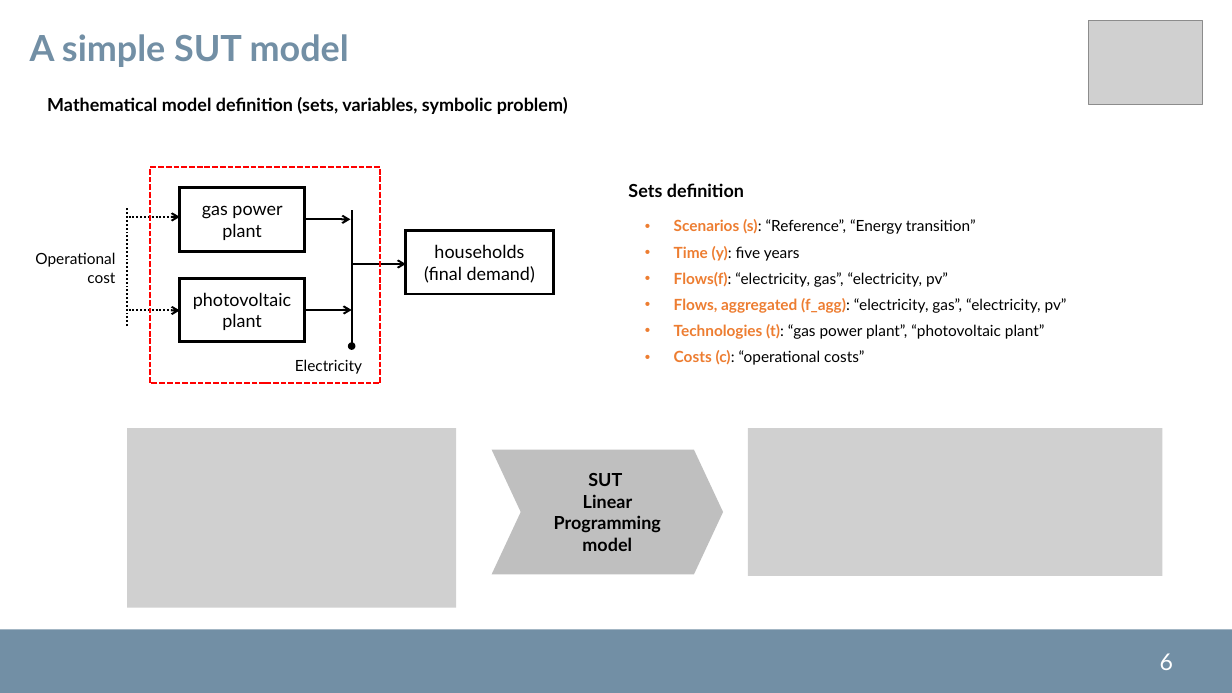
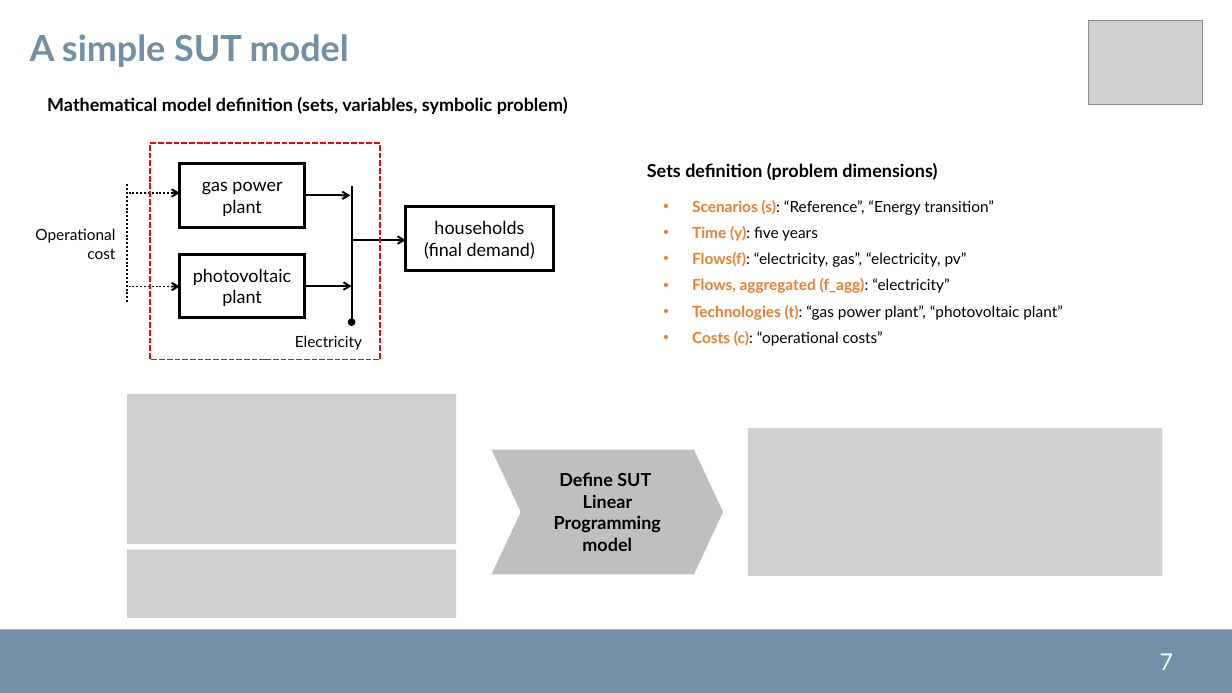
Before and after one commit to pyESM-project/pyesm, a slide deck: slide 7 of doc/pyesm.pptx (slide 6 before the commit). Drawn at 1232x693 pixels with LibreOffice and Linux fonts; fonts in the diff are those of the drawing; grey boxes stand for pictures; background and template pictures are left out. Boxes give left, top, right and bottom in pixels: in the first picture for what was removed or moved away, otherwise in the second. Text is boxed around its words. In the diff, an @@ line names an element or a change of style, - is before the commit and + after.

Commit message:
Adding special identity matrix to constants (for rcot problems). Adding this constant implies adding some additional methods in database, variables and util_constants modules. Generating the constant_generation directory in tests_integration. Improving pptx presenation of the package.

```diff
--- a/doc/pyesm.pptx
+++ b/doc/pyesm.pptx
@@ text "Sets definition (problem dimensions)": place and size @@
-text "Sets definition (problem dimensions)" at (628, 183, 1067, 365)
+text "Sets definition (problem dimensions)" at (647, 163, 1063, 346)
@@ text at (647, 163, 937, 180): text changed @@
-Sets definition
+Sets definition (problem dimensions)
@@ 6 arrows, 4 rectangles, 2 texts, 1 line: place and size @@
-6 arrows, 4 rectangles, 2 texts, 1 line at (35, 167, 553, 384)
+6 arrows, 4 rectangles, 2 texts, 1 line at (35, 143, 553, 360)
@@ text at (692, 278, 949, 293): text changed; text colour #000000 to #ED7D31; bold on @@
-  • Flows, aggregated (f_agg): “electricity, gas”, “electricity, pv”
+  • Flows, aggregated (f_agg): “electricity”
@@ picture: place and size @@
-picture at (128, 428, 457, 607)
+picture at (128, 394, 457, 544)
@@ text in chevron at (559, 472, 651, 486): text changed @@
-SUT
+Define SUT
@@ picture added at (128, 550, 457, 618) @@
@@ page number at (1160, 653, 1173, 670): text changed @@
-6
+7
```
Also in this commit, not shown: 2 other slides changed, 2 slides added, 12 other files.
